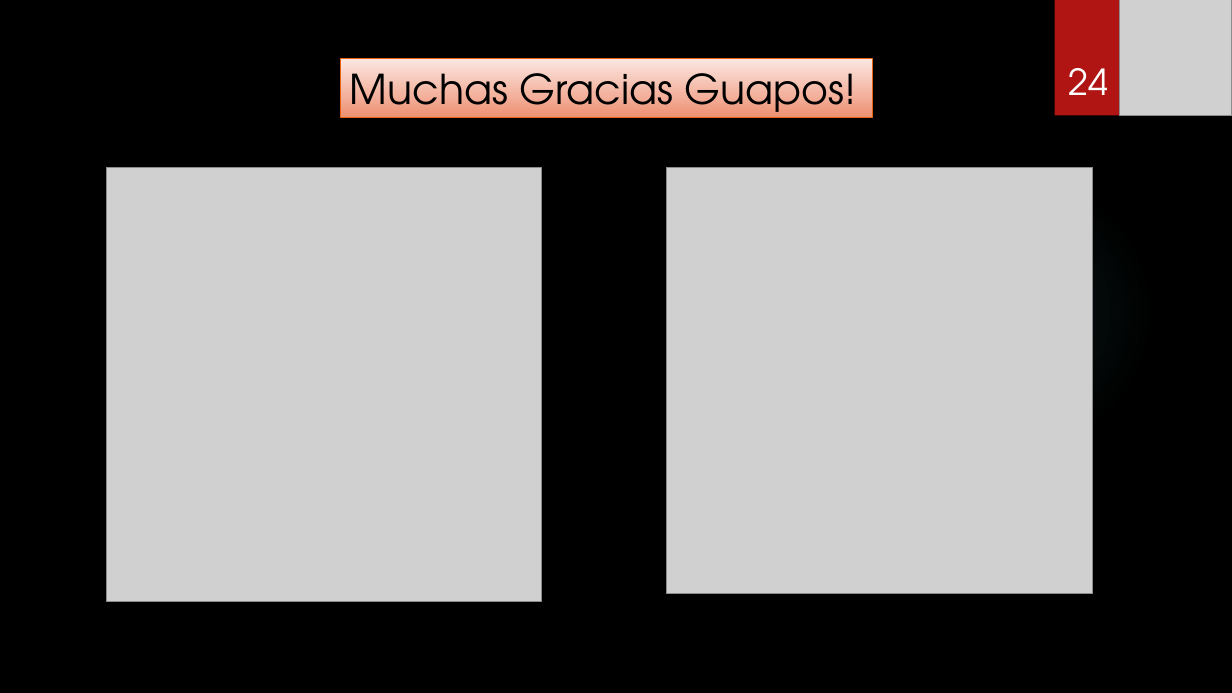
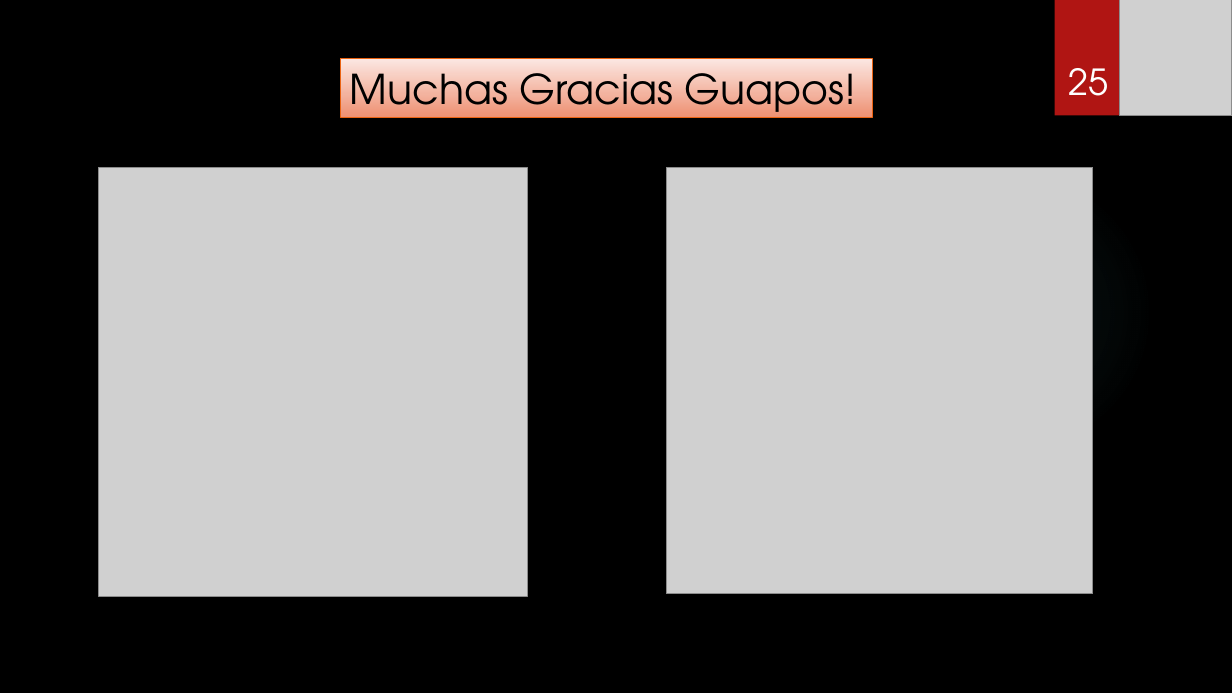
Before and after one commit to Habibi1988/The-Final-Project, a slide deck: slide 25 of Fertility Trends and Their Correlation with GDP per Capita.pptx (slide 24 before the commit). Drawn at 1232x693 pixels with LibreOffice and Linux fonts; fonts in the diff are those of the drawing; grey boxes stand for pictures; background and template pictures are left out. Boxes give left, top, right and bottom in pixels: in the first picture for what was removed or moved away, otherwise in the second. Text is boxed around its words. In the diff, an @@ line names an element or a change of style, - is before the commit and + after.

```diff
--- a/Fertility Trends and Their Correlation with GDP per Capita.pptx
+++ b/Fertility Trends and Their Correlation with GDP per Capita.pptx
@@ page number at box(1069, 68, 1109, 96): text changed @@
-24
+25
@@ picture: place and size @@
-picture at box(106, 167, 541, 602)
+picture at box(98, 167, 527, 596)
```
Also in this commit, not shown: 5 other slides changed, 1 slide added.
